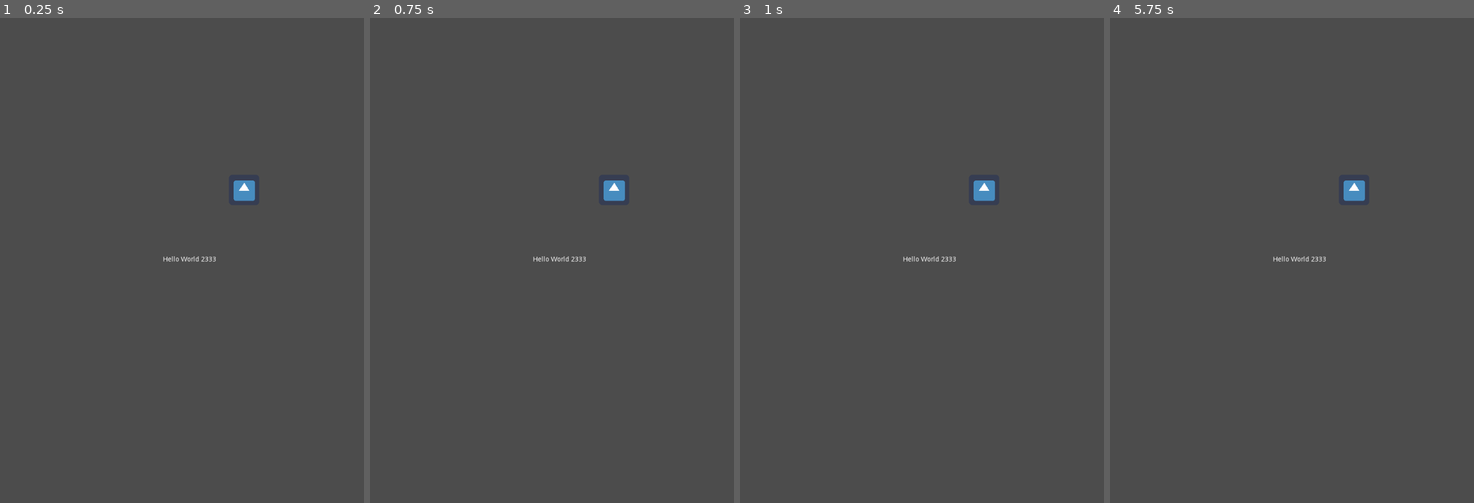
Above: before the commit, frames 1-4 (left to right).
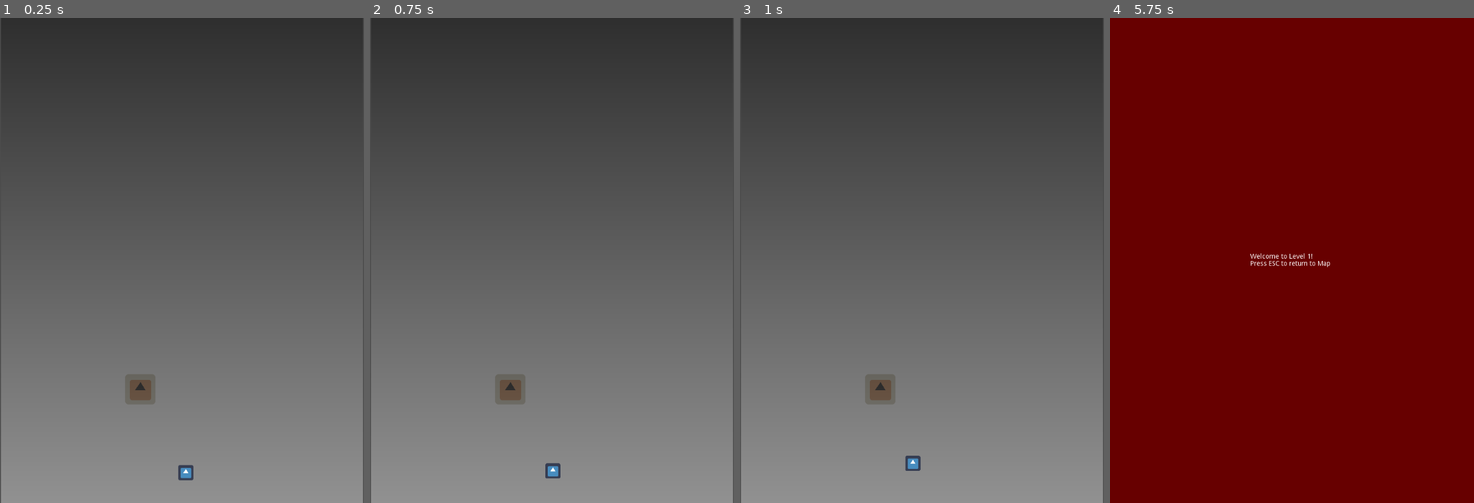
Above: after the commit, the same moments.

Repository: AntonioDell/pip-melville-website
Game: Godot game, scene res://Main.tscn
Same seed, same stepped clock (60 frames per second), same inputs: the game is played once before the commit and once after it. The engine's default icon, where the game draws it, is replaced by a stand-in: a white triangle on a blue panel in a dark square.
Inputs (mouse positions are in pixels of both pictures, inside the frame that each line leads up to):
- Up to frame 1 (0.25 s): no input
- Up to frame 2 (0.75 s): tap Enter at 0.5 s; move the mouse to (632, 236) at 0.52 s; click (632, 236) at 0.67 s
- Up to frame 3 (1 s): no input
- Up to frame 4 (5.75 s): move the mouse to (1219, 284) at 1.27 s; click (1219, 284) at 1.42 s; move the mouse to (1328, 153) at 2.02 s; click (1328, 153) at 2.17 s; move the mouse to (1273, 357) at 2.77 s; click (1273, 357) at 2.92 s; move the mouse to (1401, 333) at 3.52 s; click (1401, 333) at 3.67 s; tap Escape at 4.15 s; move the mouse to (1182, 187) at 4.27 s; click (1182, 187) at 4.42 s; move the mouse to (1310, 260) at 5.02 s; click (1310, 260) at 5.17 s

The runs differ from the first frame. In frame 1, 50% of the frame differs, in the area x 0-100%, y 0-100%; in frame 2, 50%; in frame 3, 50%; in frame 4, 100%.

Commit message:
feat: Add map and level 1 placeholders

Diff:
--- /dev/null
+++ b/Interactions.gd
@@ -0,0 +1,6 @@
+extends Node
+
+
+func _input(event):
+	if event is InputEventKey and (event as InputEventKey).scancode == KEY_ESCAPE:
+		get_tree().change_scene("res://Main.tscn")
--- /dev/null
+++ b/Level1.tscn
@@ -0,0 +1,34 @@
+[gd_scene load_steps=4 format=2]
+
+[ext_resource path="res://Interactions.gd" type="Script" id=1]
+
+[sub_resource type="Gradient" id=1]
+offsets = PoolRealArray( 0 )
+colors = PoolColorArray( 0.40625, 0, 0, 1 )
+
+[sub_resource type="GradientTexture2D" id=2]
+gradient = SubResource( 1 )
+fill_from = Vector2( 0.0125, 0 )
+
+[node name="Level1" type="Node"]
+
+[node name="Background" type="Sprite" parent="."]
+position = Vector2( 384, 512 )
+scale = Vector2( 12, 16 )
+texture = SubResource( 2 )
+
+[node name="RichTextLabel" type="RichTextLabel" parent="."]
+anchor_left = 0.5
+anchor_top = 0.5
+anchor_right = 0.5
+anchor_bottom = 0.5
+margin_left = -88.0
+margin_top = -15.5
+margin_right = 88.0
+margin_bottom = 15.5
+text = "Welcome to Level 1!
+Press ESC to return to Map"
+fit_content_height = true
+
+[node name="Interactions" type="Node" parent="."]
+script = ExtResource( 1 )
--- /dev/null
+++ b/LevelIndicator.gd
@@ -0,0 +1,18 @@
+extends Sprite
+
+export(NodePath) var player_path_follow_node: NodePath
+export(PackedScene) var scene_to_load: PackedScene
+
+onready var player_path_follow: PathFollow2D = get_node(player_path_follow_node) as PathFollow2D
+
+var current_movement: SceneTreeTween
+
+func _input(event):
+	if event is InputEventMouseButton && !current_movement:
+		current_movement = get_tree().create_tween().bind_node(self)
+		current_movement.tween_property(player_path_follow, "unit_offset", 1.0, 5.0)
+		current_movement.connect("finished", self, "movement_finished")
+
+func movement_finished():
+	current_movement = null
+	get_tree().change_scene_to(scene_to_load)
--- a/Main.tscn
+++ b/Main.tscn
@@ -1,20 +1,7 @@
 [gd_scene load_steps=2 format=2]
 
-[ext_resource path="res://icon.png" type="Texture" id=1]
+[ext_resource path="res://Map.tscn" type="PackedScene" id=1]
 
 [node name="Main" type="Node"]
 
-[node name="RichTextLabel" type="RichTextLabel" parent="."]
-anchor_left = 0.5
-anchor_top = 0.5
-anchor_right = 0.5
-anchor_bottom = 0.5
-margin_left = -40.0
-margin_top = -9.0
-margin_right = 84.0
-margin_bottom = 9.0
-text = "Hello World 2333"
-
-[node name="Sprite" type="Sprite" parent="."]
-position = Vector2( 515, 363 )
-texture = ExtResource( 1 )
+[node name="Map" parent="." instance=ExtResource( 1 )]
--- /dev/null
+++ b/Map.tscn
@@ -0,0 +1,49 @@
+[gd_scene load_steps=8 format=2]
+
+[ext_resource path="res://LevelIndicator.gd" type="Script" id=1]
+[ext_resource path="res://icon.png" type="Texture" id=2]
+[ext_resource path="res://Level1.tscn" type="PackedScene" id=3]
+
+[sub_resource type="Gradient" id=1]
+colors = PoolColorArray( 0.183594, 0.183594, 0.183594, 1, 0.570312, 0.570312, 0.570312, 1 )
+
+[sub_resource type="GradientTexture" id=2]
+gradient = SubResource( 1 )
+width = 1024
+
+[sub_resource type="Curve2D" id=3]
+_data = {
+"points": PoolVector2Array( 0, 0, 0, 0, 384, 960, -41.9526, 52.4408, 41.9526, -52.4408, 344, 864, -6.74238, 53.1899, 6.74238, -53.1899, 480, 800, 48.695, 0, -48.695, 0, 376, 728, 0, 0, 0, 0, 288, 784 )
+}
+
+[sub_resource type="CanvasItemMaterial" id=4]
+blend_mode = 2
+
+[node name="Map" type="Node2D"]
+
+[node name="Background" type="Sprite" parent="."]
+position = Vector2( 384, 512 )
+rotation = 1.5708
+scale = Vector2( 1, 764 )
+texture = SubResource( 2 )
+
+[node name="Path2D" type="Path2D" parent="."]
+position = Vector2( 8, 0 )
+curve = SubResource( 3 )
+
+[node name="PathFollow2D" type="PathFollow2D" parent="Path2D"]
+position = Vector2( 384, 960 )
+rotate = false
+
+[node name="Player" type="Sprite" parent="Path2D/PathFollow2D"]
+scale = Vector2( 0.5, 0.5 )
+texture = ExtResource( 2 )
+
+[node name="Level1Indicator" type="Sprite" parent="."]
+modulate = Color( 0.301961, 0.301961, 0.301961, 1 )
+material = SubResource( 4 )
+position = Vector2( 296, 784 )
+texture = ExtResource( 2 )
+script = ExtResource( 1 )
+player_path_follow_node = NodePath("../Path2D/PathFollow2D")
+scene_to_load = ExtResource( 3 )
